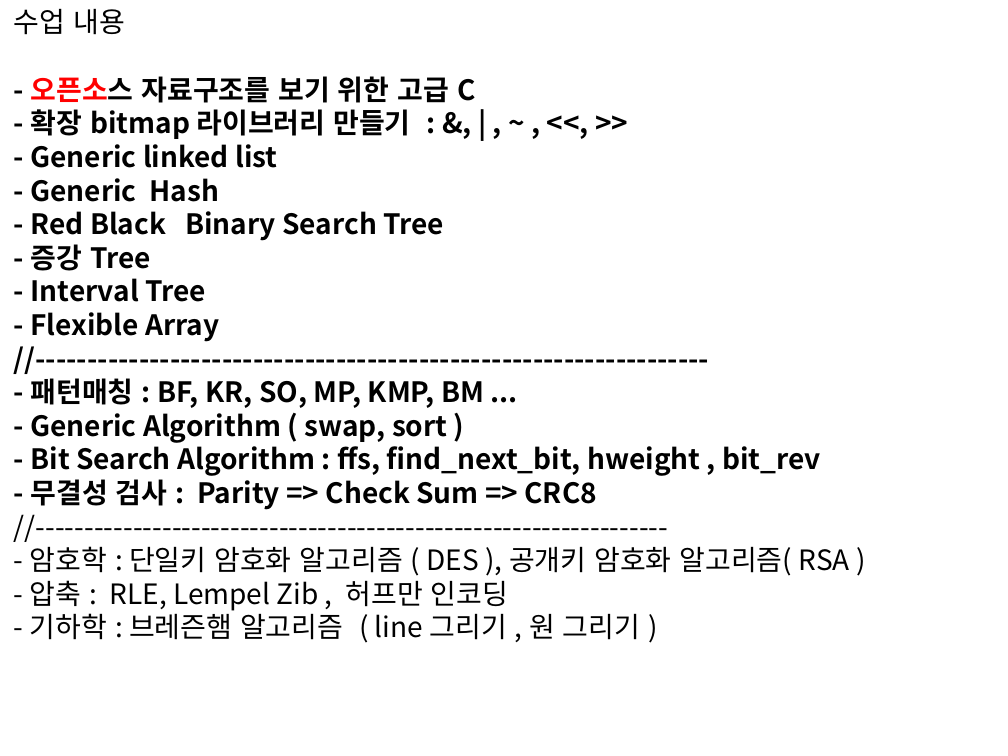
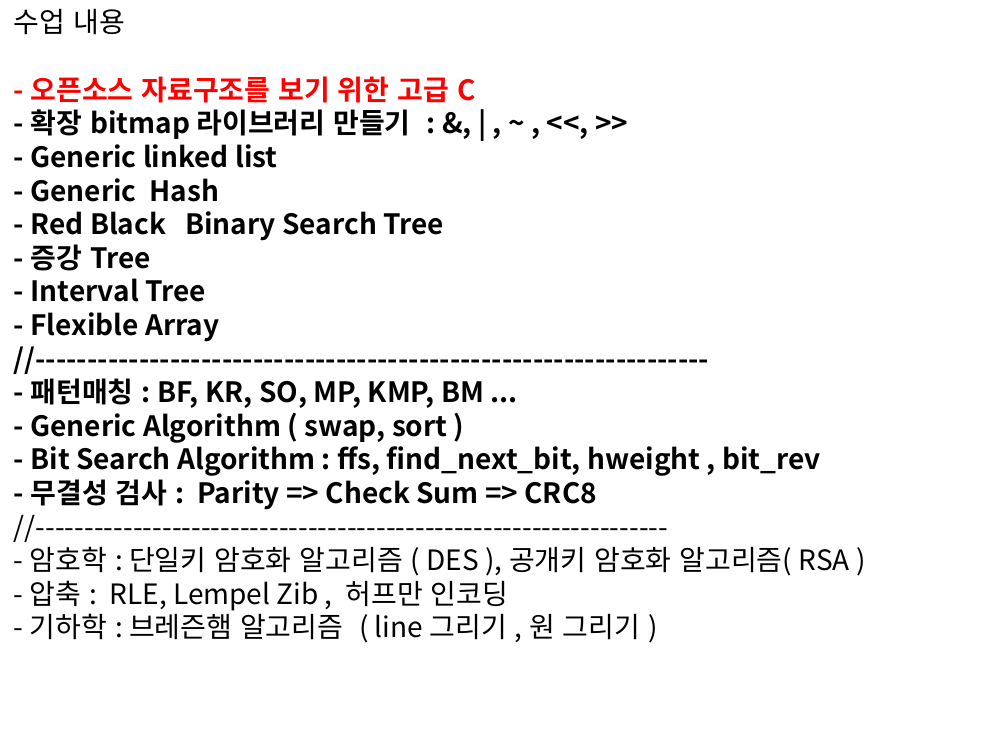
Before and after one commit to chisun-joung/osdsalgo_c, a slide deck: slide 2 of 01_day.pptx. Drawn at 1008x756 pixels with LibreOffice and Linux fonts; fonts in the diff are those of the drawing. Boxes give left, top, right and bottom in pixels: in the first picture for what was removed or moved away, otherwise in the second. Text is boxed around its words. In the diff, an @@ line names an element or a change of style, - is before the commit and + after.

```diff
--- a/01_day.pptx
+++ b/01_day.pptx
@@ text at [31,76,475,103]: text colour #000000 to #FF0000 in "- 오픈소스 자료구조를 보기 위한 고급 C" @@
```
Also in this commit, not shown: 8 slides added, 1 other file.
